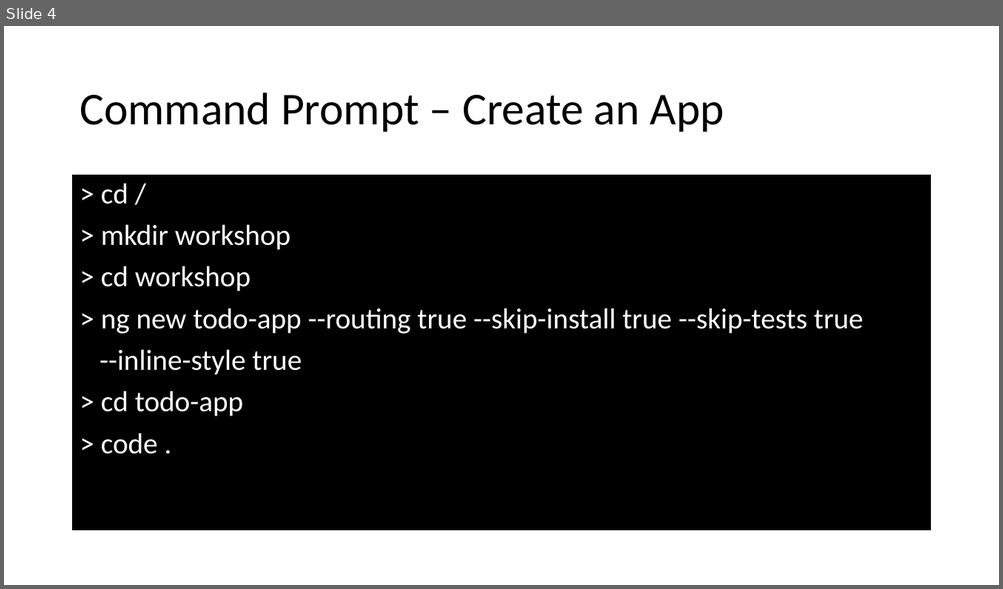
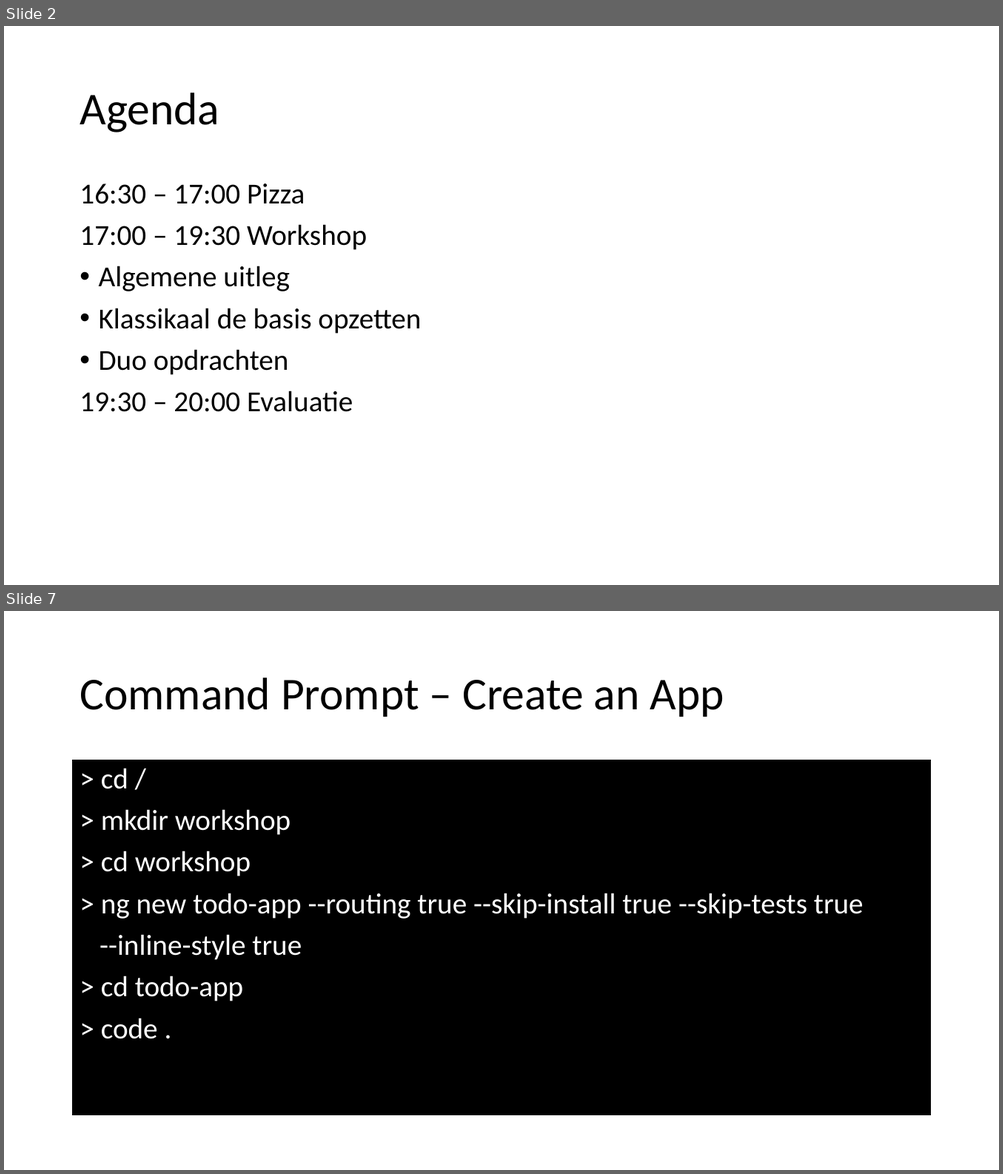
Before and after one commit to spirit-coding/todo-app-aj33349, a slide deck: Angular2.pptx. Shown one above the other, each under a label of ours: slide 4 before the commit, slides 2 and 7 after it; the slides between them are not shown. The pictures are 1003x589 and 1003x1174 pixels, drawn with LibreOffice and Linux fonts; fonts in the diff are those of the drawing. Boxes give left, top, right and bottom in pixels: in the first picture for what was removed or moved away, otherwise in the second. Text is boxed around its words. In the diff, an @@ line names an element or a change of style, - is before the commit and + after.

```diff
--- a/Angular2.pptx
+++ b/Angular2.pptx
@@ slide 2 added at <box>4,26,999,585</box>, background #FFFFFF @@
@@ title added at <box>79,93,219,133</box>, 44 pt, text #000000 @@
+Agenda
@@ text added at <box>79,184,421,412</box>, 28 pt, text #000000 @@
+16:30 – 17:00 Pizza
+17:00 – 19:30 Workshop
+• Algemene uitleg
+• Klassikaal de basis opzetten
+• Duo opdrachten
+19:30 – 20:00 Evaluatie
@@ what was slide 4 is now slide 7 @@
```
Also in this commit, not shown: 7 slides changed, 3 other slides added.
